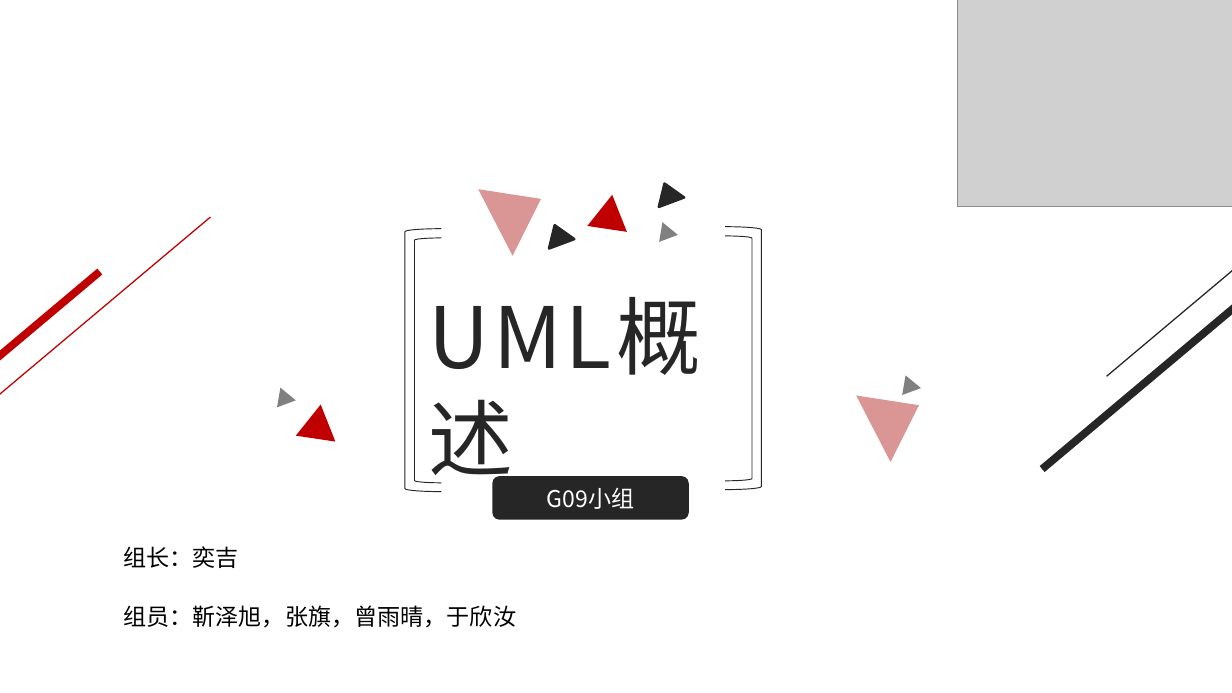
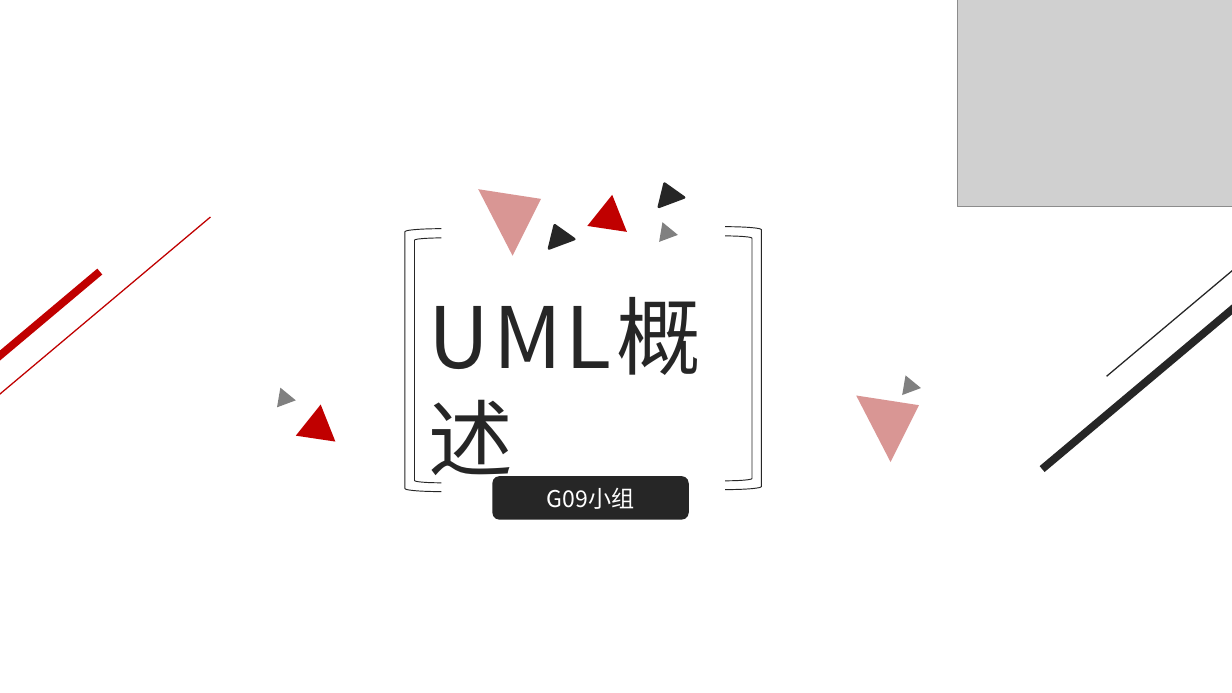
Before and after one commit to moritashin/PRD2017-09, a slide deck: slide 1 of ppt/UML概述ppt.pptx. Drawn at 1232x693 pixels with LibreOffice and Linux fonts; fonts in the diff are those of the drawing; grey boxes stand for pictures. Boxes give left, top, right and bottom in pixels: in the first picture for what was removed or moved away, otherwise in the second. Text is boxed around its words. In the diff, an @@ line names an element or a change of style, - is before the commit and + after.

Commit message:
[曾雨晴]尝试

```diff
--- a/ppt/UML概述ppt.pptx
+++ b/ppt/UML概述ppt.pptx
@@ text removed at <box>123,546,239,568</box> @@
-组长：奕吉
@@ text removed at <box>123,605,516,628</box> @@
-组员：靳泽旭，张旗，曾雨晴，于欣汝
```
Also in this commit, not shown: 5 other slides changed, 1 slide added, 1 slide removed, 6 other files.
